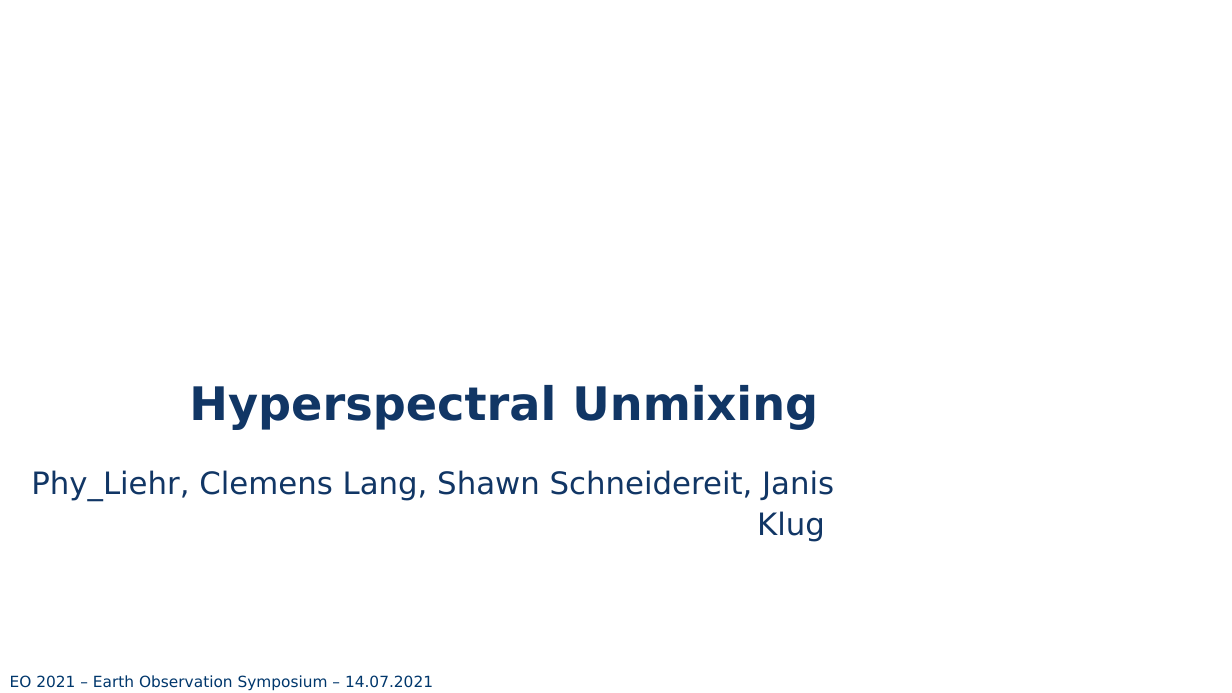
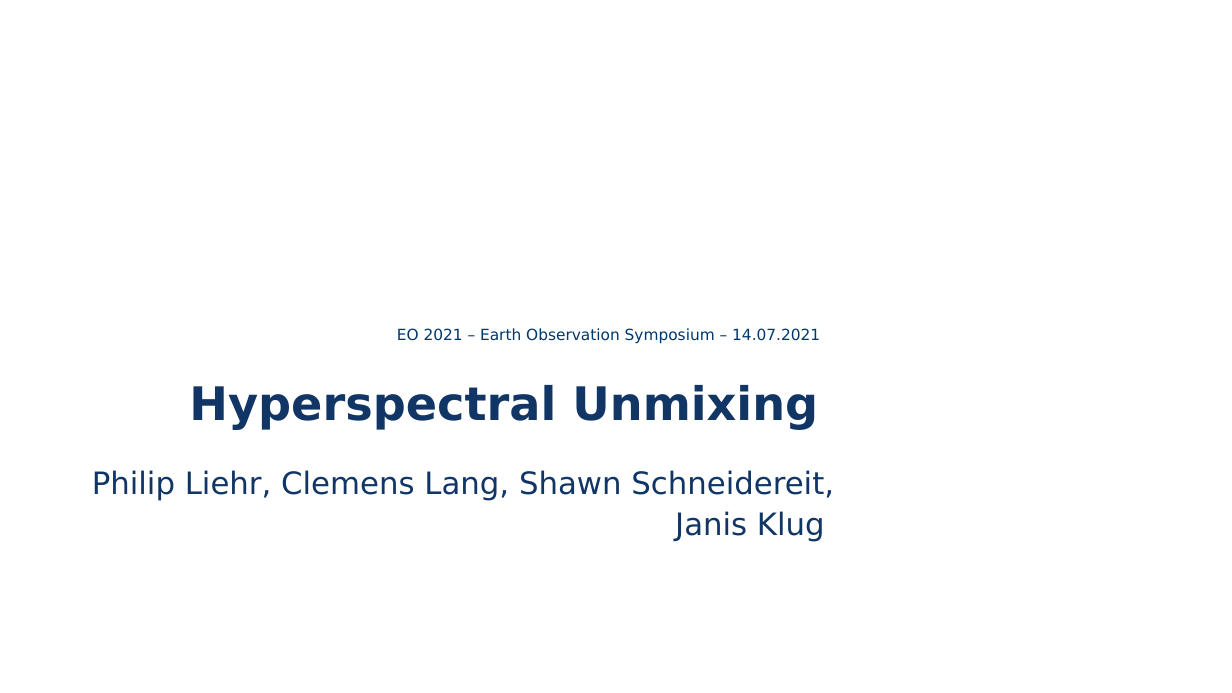
Before and after one commit to schneidereits/EO_hyperspec_hub, a slide deck: slide 1 of presentation/EO2020_hyperspec_presentation.pptx. Drawn at 1232x693 pixels with LibreOffice and Linux fonts; fonts in the diff are those of the drawing; background and template pictures are left out. Boxes give left, top, right and bottom in pixels: in the first picture for what was removed or moved away, otherwise in the second. Text is boxed around its words. In the diff, an @@ line names an element or a change of style, - is before the commit and + after.

```diff
--- a/presentation/EO2020_hyperspec_presentation.pptx
+++ b/presentation/EO2020_hyperspec_presentation.pptx
@@ text "EO 2021 – Earth Observation ...": place and size @@
-text "EO 2021 – Earth Observation ..." at [10,675,433,691]
+text "EO 2021 – Earth Observation ..." at [397,328,820,344]
@@ text at [92,470,834,542]: text changed @@
-Phy_Liehr, Clemens Lang, Shawn Schneidereit, Janis Klug
+Philip Liehr, Clemens Lang, Shawn Schneidereit, Janis Klug
```
Also in this commit, not shown: 4 other slides changed, 6 slides added, 3 slides removed, 1 other file.
